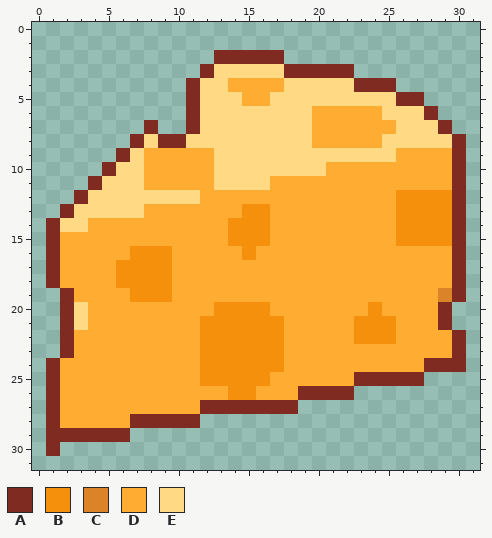
A pixel-art sprite gets an edit: assets/1f9c0.png. Above, as it was before the edit.
The file is 32x32 pixels.
Palette (. is transparent): A #802b21  B #f4900c  C #da8329  D #ffac33  E #ffd983
Pixels before, first column x 1:
 2 ............AAAAA.............
 3 ...........AEEEEEAAAAA........
 4 ..........AEEDDDDEEEEEAAA.....
 5 ..........AEEEDDEEEEEEEEEAA...
 6 ..........AEEEEEEEEDDDDDEEEA..
 7 .......A..AEEEEEEEEDDDDDDEEEA.
 8 ......AEAAEEEEEEEEEDDDDDEEEEEA
 9 .....AEDDDDDEEEEEEEEEEEEEDDDDA
10 ....AEEDDDDDEEEEEEEEDDDDDDDDDA
11 ...AEEEDDDDDEEEEDDDDDDDDDDDDDA
12 ..AEEEEEEEEDDDDDDDDDDDDDDBBBBA
13 .AEEEEEDDDDDDDBBDDDDDDDDDBBBBA
14 AEEDDDDDDDDDDBBBDDDDDDDDDBBBBA
15 ADDDDDDDDDDDDBBBDDDDDDDDDBBBBA
16 ADDDDDBBBDDDDDBDDDDDDDDDDDDDDA
17 ADDDDBBBBDDDDDDDDDDDDDDDDDDDDA
18 ADDDDBBBBDDDDDDDDDDDDDDDDDDDDA
19 .ADDDDBBBDDDDDDDDDDDDDDDDDDDCA
20 .AEDDDDDDDDDBBBBDDDDDDDBDDDDA.
21 .AEDDDDDDDDBBBBBBDDDDDBBBDDDA.
22 .ADDDDDDDDDBBBBBBDDDDDBBBDDDDA
23 .ADDDDDDDDDBBBBBBDDDDDDDDDDDDA
24 ADDDDDDDDDDBBBBBBDDDDDDDDDDAAA
25 ADDDDDDDDDDBBBBBDDDDDDAAAAA...
26 ADDDDDDDDDDDDBBDDDAAAA........
27 ADDDDDDDDDDAAAAAAA............
28 ADDDDDAAAAA...................
29 AAAAAA........................
30 A.............................
Once edited:
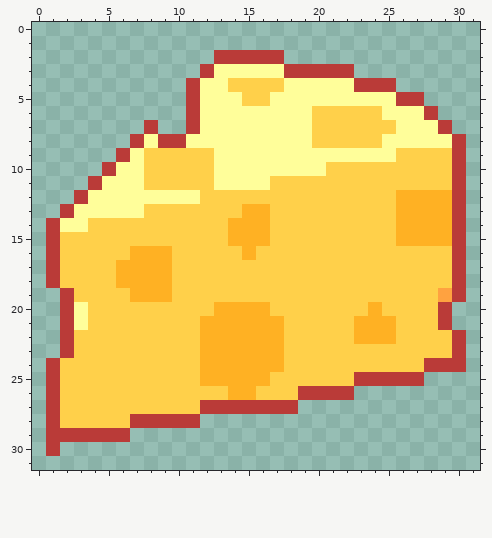
From old to new:
colour A: #802b21 -> #ba3b38
colour B: #f4900c -> #ffb123
colour C: #da8329 -> #ffa240
colour D: #ffac33 -> #ffd04a
colour E: #ffd983 -> #fffe9a
Boxes around the changes in both pictures, in picture pixels (x1, y1, x2, y2):
changed: (46, 50, 466, 456)
